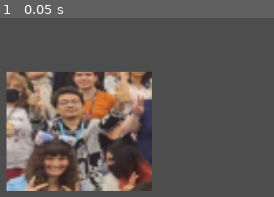
Above: before the commit, frame 1.
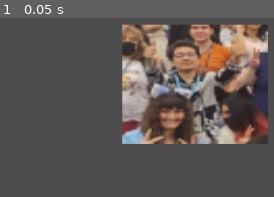
Above: after the commit, the same moment.

Repository: YisusJe/gamejam
Game: Godot game, scene res://main.tscn
Same seed, same stepped clock (60 frames per second), same inputs: the game is played once before the commit and once after it.
Inputs:
- Up to frame 1 (0.05 s): no input

The runs differ from the first frame. In frame 1, 58% of the frame differs, in the area x 2-98%, y 3-97%.

Commit message:
Update main.tscn

Diff:
--- a/main.tscn
+++ b/main.tscn
@@ -5,6 +5,6 @@
 [node name="Node2D" type="Node2D"]
 
 [node name="Sprite2D" type="Sprite2D" parent="."]
-position = Vector2(322, 178)
+position = Vector2(489, 110)
 scale = Vector2(3, 2.48551)
 texture = ExtResource("1_iwe8y")
